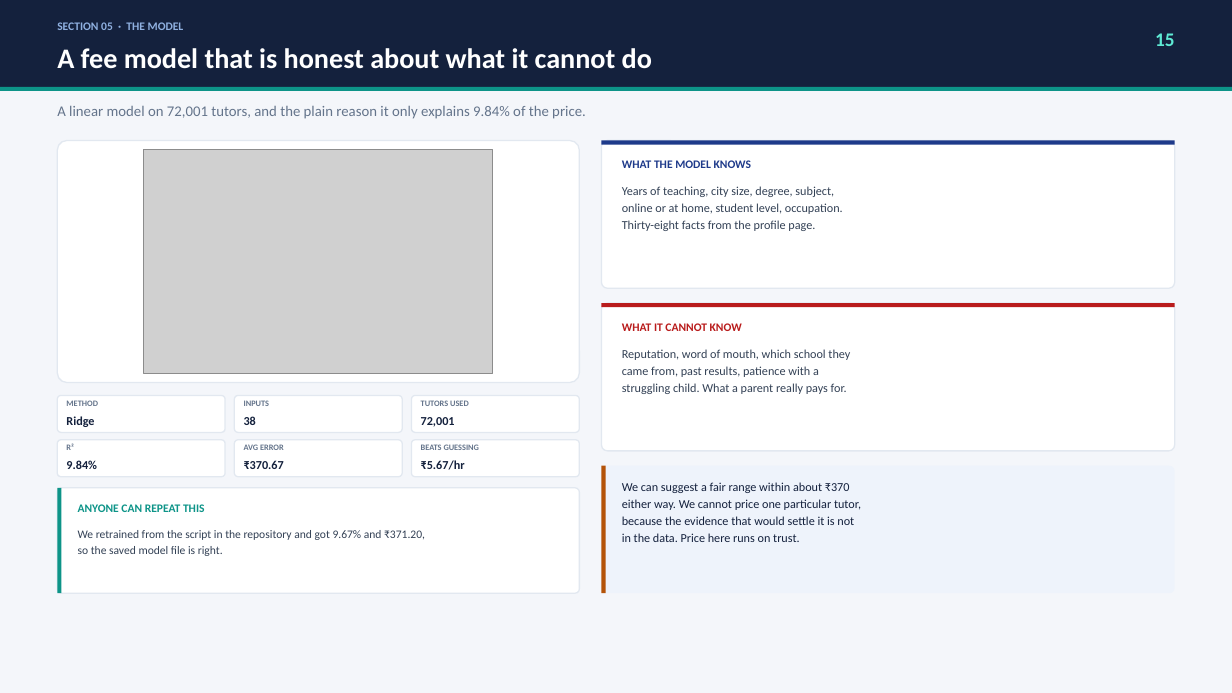
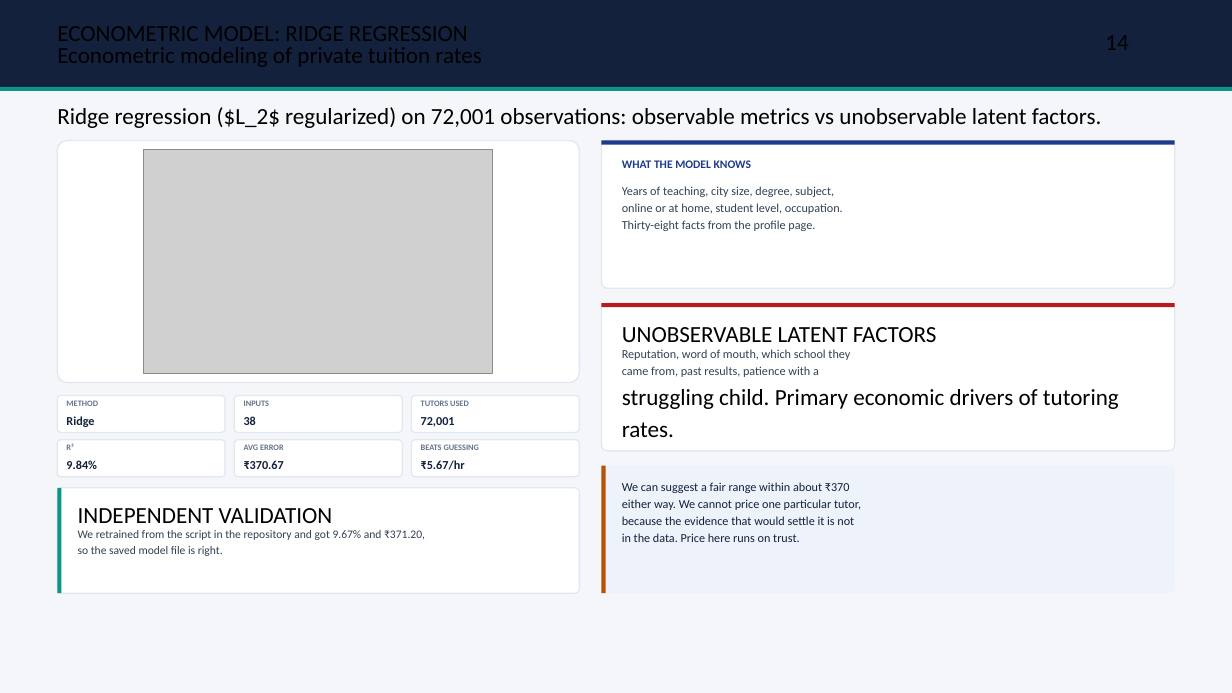
Before and after one commit to nilesh7757/BMPTUTORS, a slide deck: slide 14 of project_showcase_bundle/BMP_Tutors_Deck_Full.pptx (slide 15 before the commit). Drawn at 1232x693 pixels with LibreOffice and Linux fonts; fonts in the diff are those of the drawing; grey boxes stand for pictures. Boxes give left, top, right and bottom in pixels: in the first picture for what was removed or moved away, otherwise in the second. Text is boxed around its words. In the diff, an @@ line names an element or a change of style, - is before the commit and + after.

Commit message:
Refine deck: eliminate agenda slide, start directly with motivation, remove casual quotes and section tabs

```diff
--- a/project_showcase_bundle/BMP_Tutors_Deck_Full.pptx
+++ b/project_showcase_bundle/BMP_Tutors_Deck_Full.pptx
@@ text removed at <box>57,22,184,30</box> @@
-SECTION 05 · THE MODEL
@@ text removed at <box>57,48,652,69</box> @@
-A fee model that is honest about what it cannot do
@@ text removed at <box>1155,33,1174,46</box> @@
-15
@@ text at <box>57,107,1102,128</box>: text changed; size 11.5 to 18 pt; text colour #64748B to #000000 @@
-A linear model on 72,001 tutors, and the plain reason it only explains 9.84% of the price.
+Ridge regression ($L_2$ regularized) on 72,001 observations: observable metrics vs unobservable latent factors.
@@ text at <box>622,327,937,342</box>: text changed; size 9 to 18 pt; text colour #B91C1C to #000000; bold off @@
-WHAT IT CANNOT KNOW
+UNOBSERVABLE LATENT FACTORS
@@ text at <box>622,389,1119,437</box>: text changed; size 9.5 to 18 pt; text colour #334155 to #000000 @@
-struggling child. What a parent really pays for.
+struggling child. Primary economic drivers of tutoring rates.
@@ text at <box>78,508,333,523</box>: text changed; size 9 to 18 pt; text colour #0D9488 to #000000; bold off @@
-ANYONE CAN REPEAT THIS
+INDEPENDENT VALIDATION
```
Also in this commit, not shown: 15 other slides changed, 1 slide removed, 3 other files.
